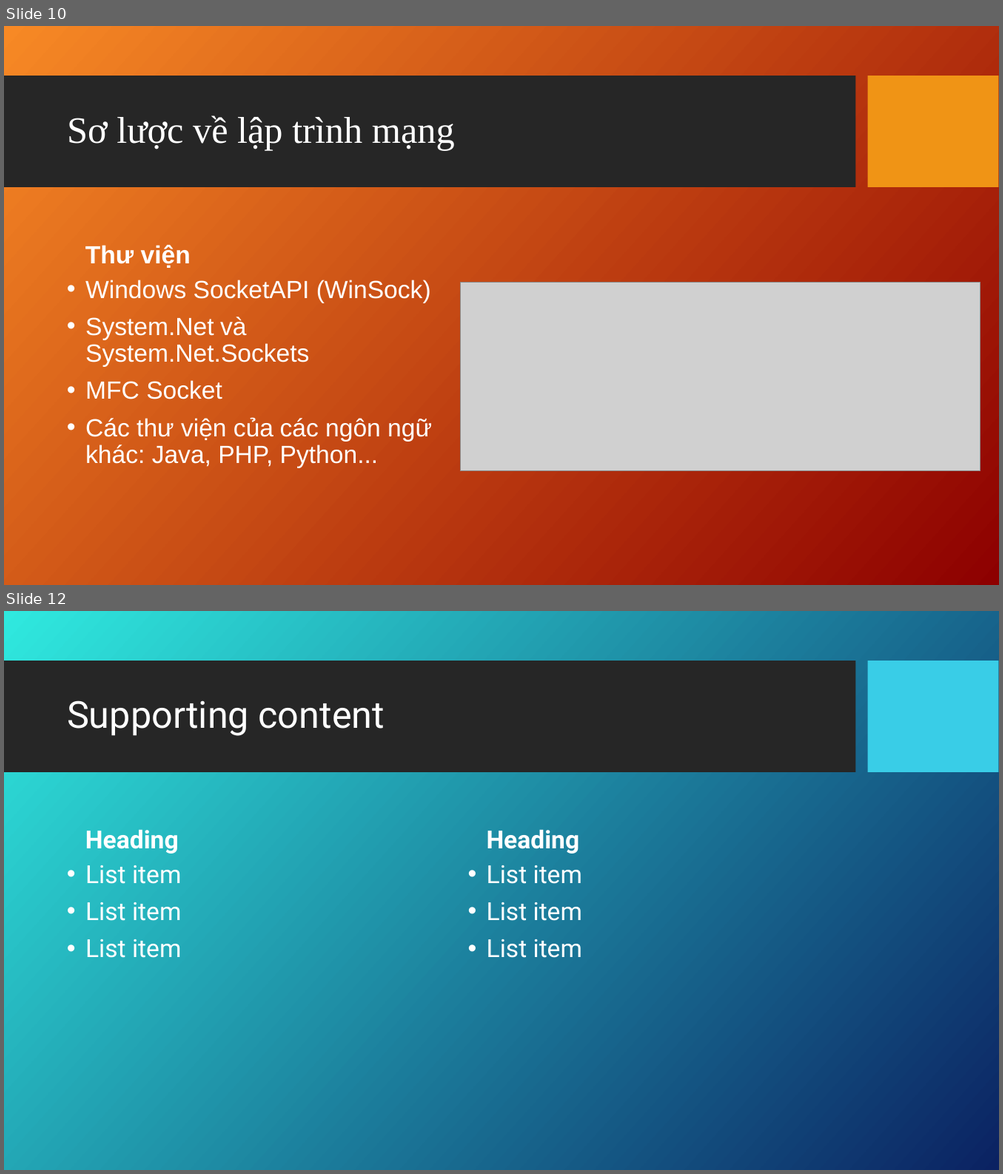
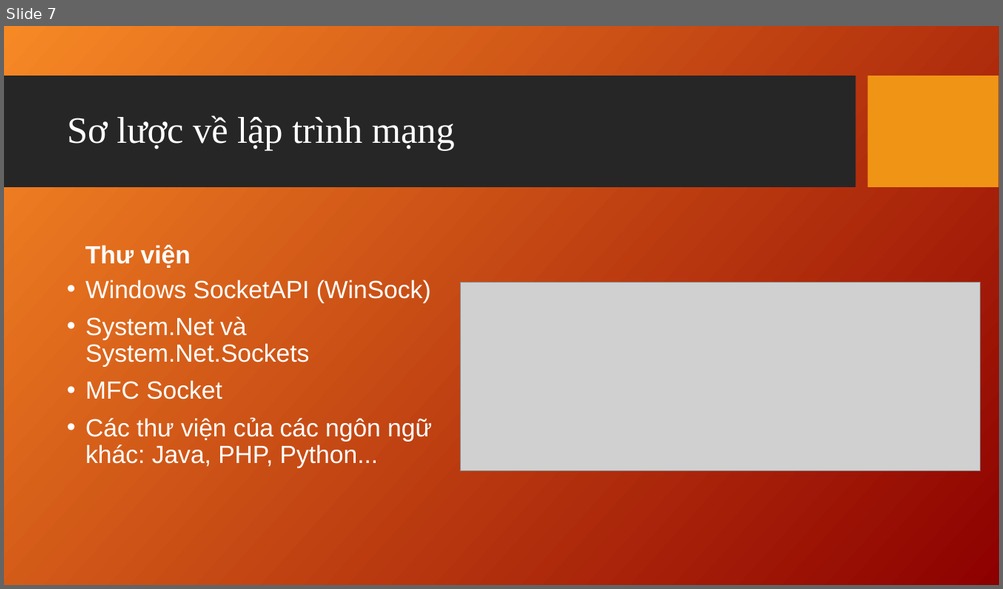
Before and after one commit to bahao247/ChattingApp, a slide deck: Documents/Socket_Connect_Presentation_TuanNA_2142.ppt. Shown one above the other, each under a label of ours: slides 10 and 12 before the commit, slide 7 after it; the slides between them are not shown. The pictures are 1003x1174 and 1003x589 pixels, drawn with LibreOffice and Linux fonts; fonts in the diff are those of the drawing; grey boxes stand for pictures; background and template pictures are left out. Boxes give left, top, right and bottom in pixels: in the first picture for what was removed or moved away, otherwise in the second. Text is boxed around its words. In the diff, an @@ line names an element or a change of style, - is before the commit and + after.

```diff
--- a/Documents/Socket_Connect_Presentation_TuanNA_2142.ppt
+++ b/Documents/Socket_Connect_Presentation_TuanNA_2142.ppt
@@ slide 12 removed at (x1=4, y1=611, x2=999, y2=1170), background picture (left out); not listed: 1 template element that a slide beside it also shows @@
@@ rectangle removed at (x1=868, y1=661, x2=998, y2=773) @@
@@ title removed at (x1=67, y1=701, x2=384, y2=736) @@
-Supporting content
@@ text removed at (x1=85, y1=829, x2=179, y2=854) @@
-Heading
@@ text removed at (x1=486, y1=829, x2=580, y2=854) @@
-Heading
@@ text removed at (x1=85, y1=866, x2=181, y2=958) @@
-• List item
-• List item
-• List item
@@ text removed at (x1=486, y1=866, x2=582, y2=958) @@
-• List item
-• List item
-• List item
@@ what was slide 10 is now slide 7 @@
```
Also in this commit, not shown: 16 slides added, 12 other slides removed, 3 other files.
